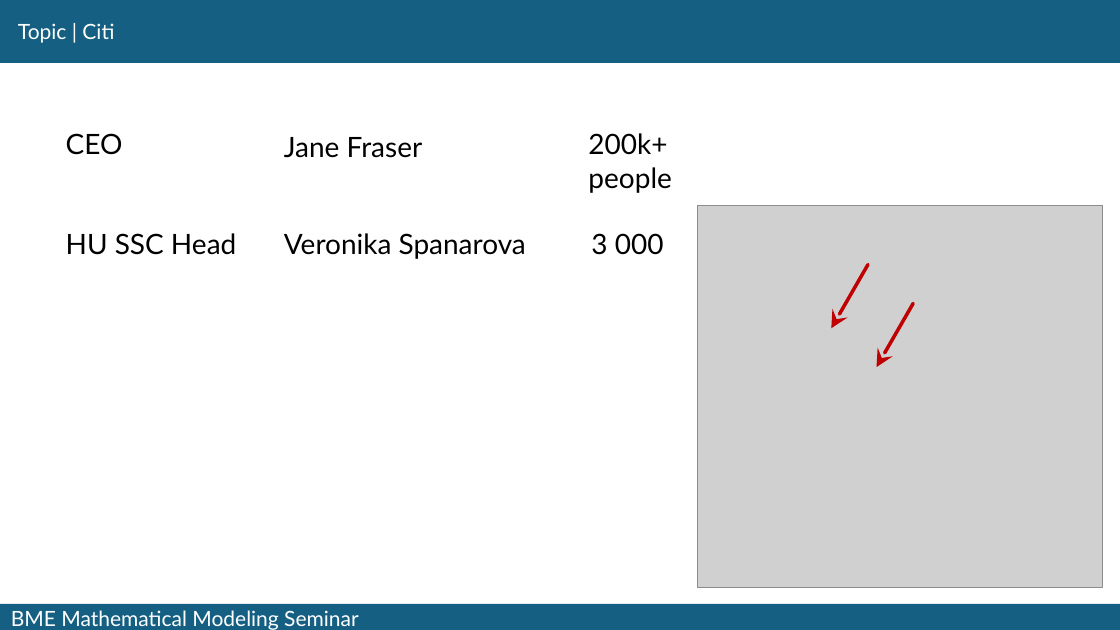
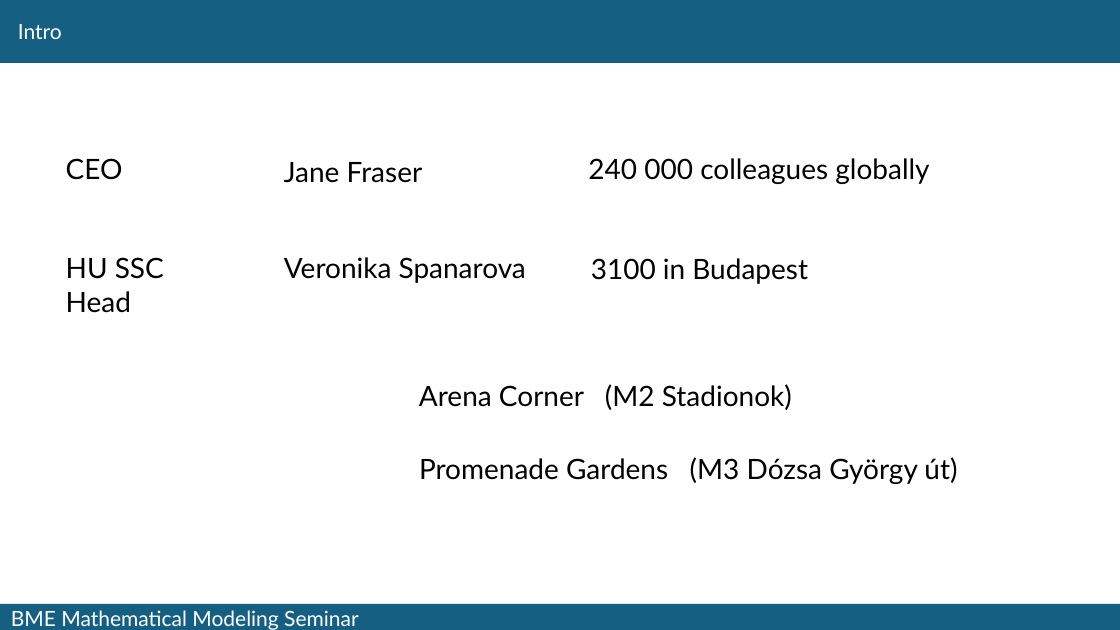
Before and after one commit to fij/btup, a slide deck: slide 3 of MMS_2024_09_10/Farkas_2024_09_10.pptx (slide 5 before the commit). Drawn at 1120x630 pixels with LibreOffice and Linux fonts; fonts in the diff are those of the drawing; grey boxes stand for pictures. Boxes give left, top, right and bottom in pixels: in the first picture for what was removed or moved away, otherwise in the second. Text is boxed around its words. In the diff, an @@ line names an element or a change of style, - is before the commit and + after.

Commit message:
ppt slides 1-3 updated

```diff
--- a/MMS_2024_09_10/Farkas_2024_09_10.pptx
+++ b/MMS_2024_09_10/Farkas_2024_09_10.pptx
@@ text at (18, 24, 62, 39): text changed @@
-Topic | Citi
+Intro
@@ text at (588, 158, 929, 184): text changed @@
-200k+ people
+240 000 colleagues globally
@@ picture removed at (697, 206, 1102, 588) @@
@@ text at (66, 257, 164, 313): text changed @@
-HU SSC Head
+HU SSC
+Head
@@ 3 texts: place and size @@
-3 texts at (66, 133, 526, 259)
+3 texts at (66, 158, 526, 283)
@@ text at (591, 258, 808, 284): text changed @@
-3 000
+3100 in Budapest
@@ arrow removed from (868, 265) to (832, 329) @@
@@ arrow removed from (913, 303) to (876, 367) @@
@@ text added at (419, 384, 792, 410), 24 pt, text #000000 @@
+Arena Corner (M2 Stadionok)
@@ text added at (419, 457, 957, 484), 24 pt, text #000000 @@
+Promenade Gardens (M3 Dózsa György út)
```
Also in this commit, not shown: 2 other slides changed, 2 slides removed.
